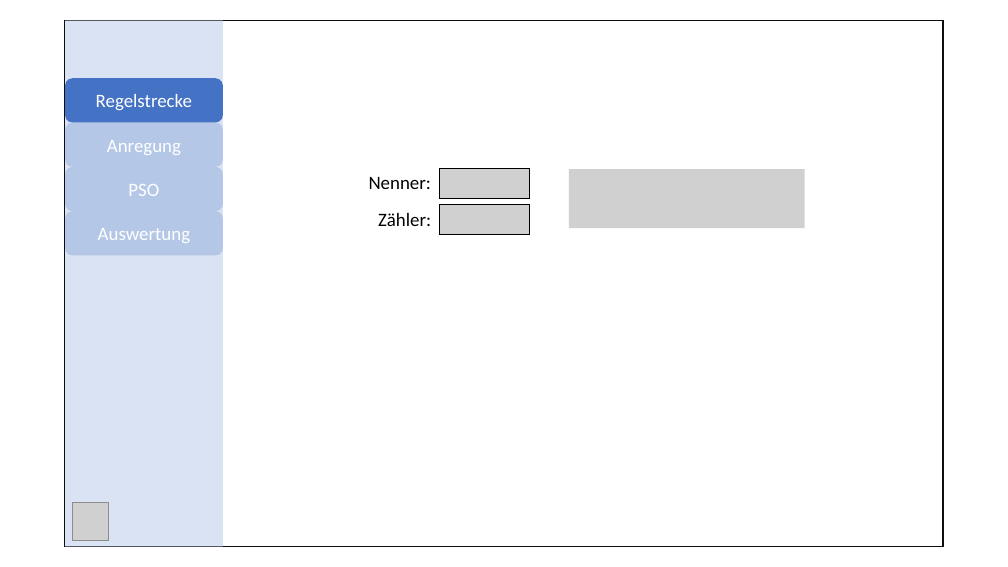
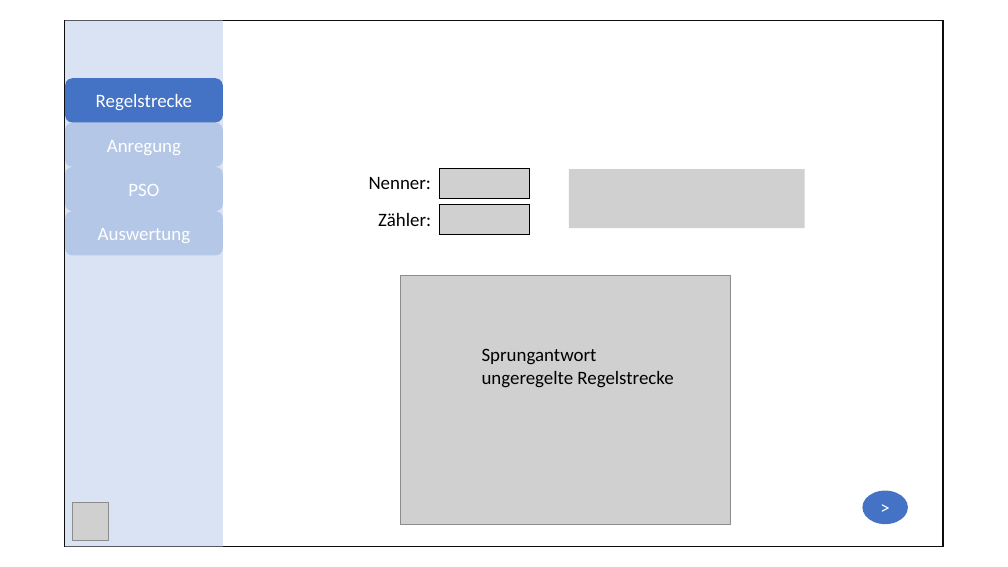
Before and after one commit to staehtho/Control-Optimizer, a slide deck: slide 1 of Dokumente/Wireframe.pptx. Drawn at 1008x567 pixels with LibreOffice and Linux fonts; fonts in the diff are those of the drawing; grey boxes stand for pictures. Boxes give left, top, right and bottom in pixels: in the first picture for what was removed or moved away, otherwise in the second. Text is boxed around its words. In the diff, an @@ line names an element or a change of style, - is before the commit and + after.

```diff
--- a/Dokumente/Wireframe.pptx
+++ b/Dokumente/Wireframe.pptx
@@ picture added at bbox=[401, 276, 730, 525] @@
@@ text added at bbox=[482, 348, 673, 388], 18 pt, text #000000 @@
+Sprungantwort ungeregelte Regelstrecke
@@ ellipse added at bbox=[863, 491, 908, 524], fill #4472C4, 18 pt, text #FFFFFF @@
+>
```
Also in this commit, not shown: 5 other slides changed.
